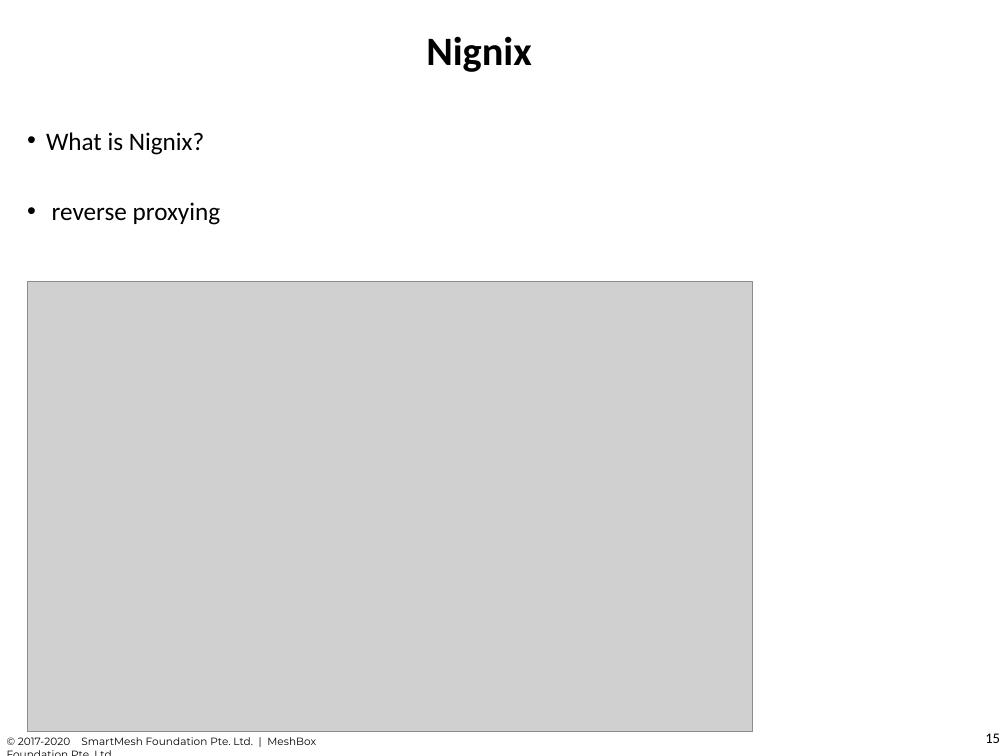
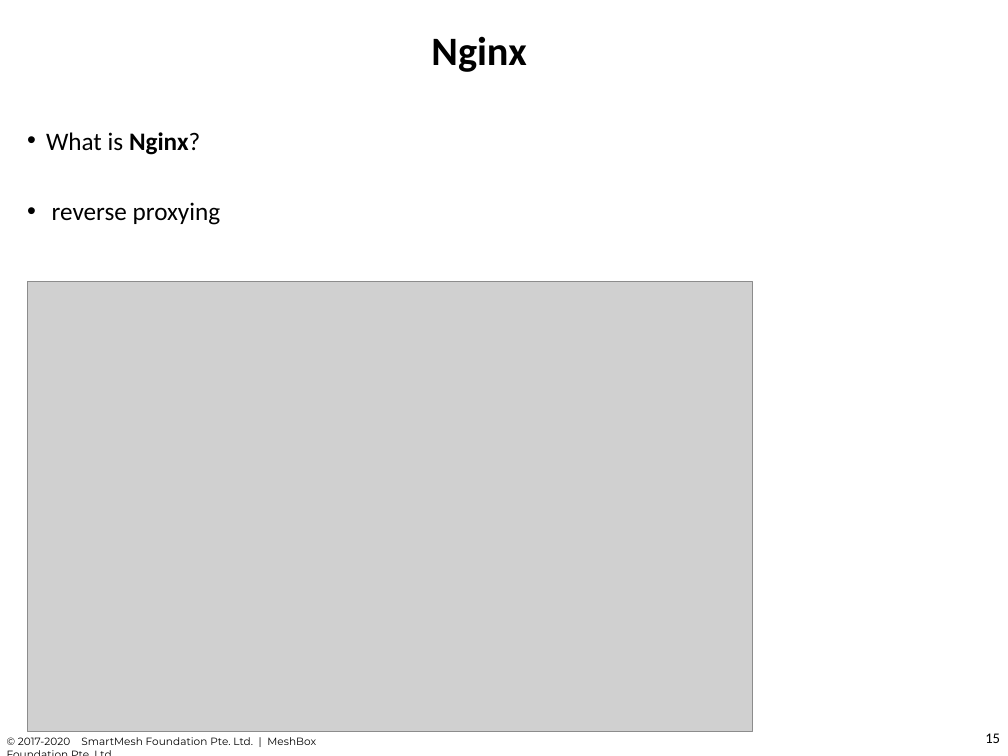
Before and after one commit to chuacw/SGUS-Slides, a slide deck: slide 15 of BCI - Day15 - Webpack http server and production.pptx. Drawn at 1008x756 pixels with LibreOffice and Linux fonts; fonts in the diff are those of the drawing; grey boxes stand for pictures. Boxes give left, top, right and bottom in pixels: in the first picture for what was removed or moved away, otherwise in the second. Text is boxed around its words. In the diff, an @@ line names an element or a change of style, - is before the commit and + after.

```diff
--- a/BCI - Day15 - Webpack http server and production.pptx
+++ b/BCI - Day15 - Webpack http server and production.pptx
@@ title at [431,36,526,72]: text changed @@
-Nignix
+Nginx
@@ text at [46,132,200,155]: text changed @@
-• What is Nignix?
+• What is Nginx?
```
Also in this commit, not shown: 5 other slides changed, 1 other file.
